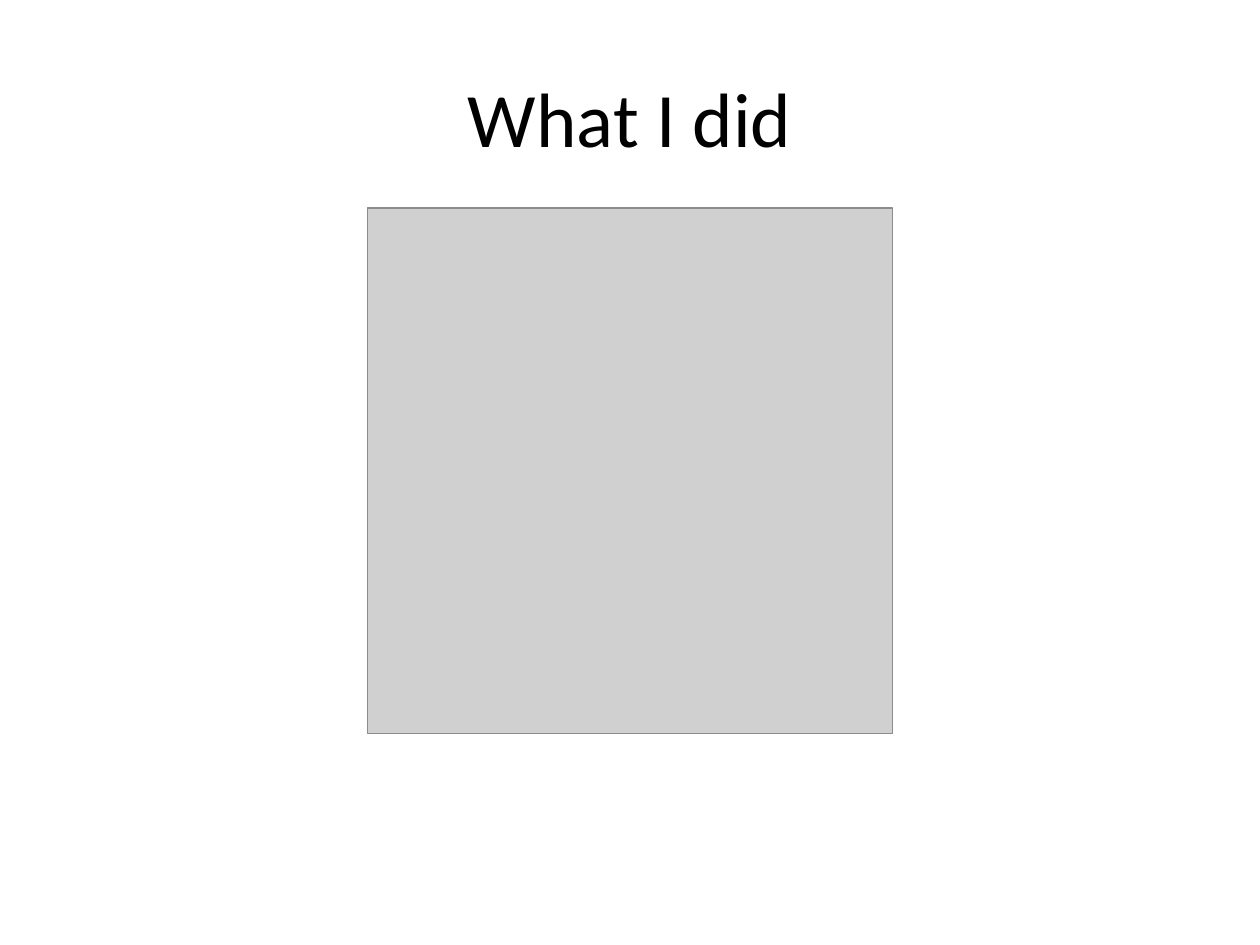
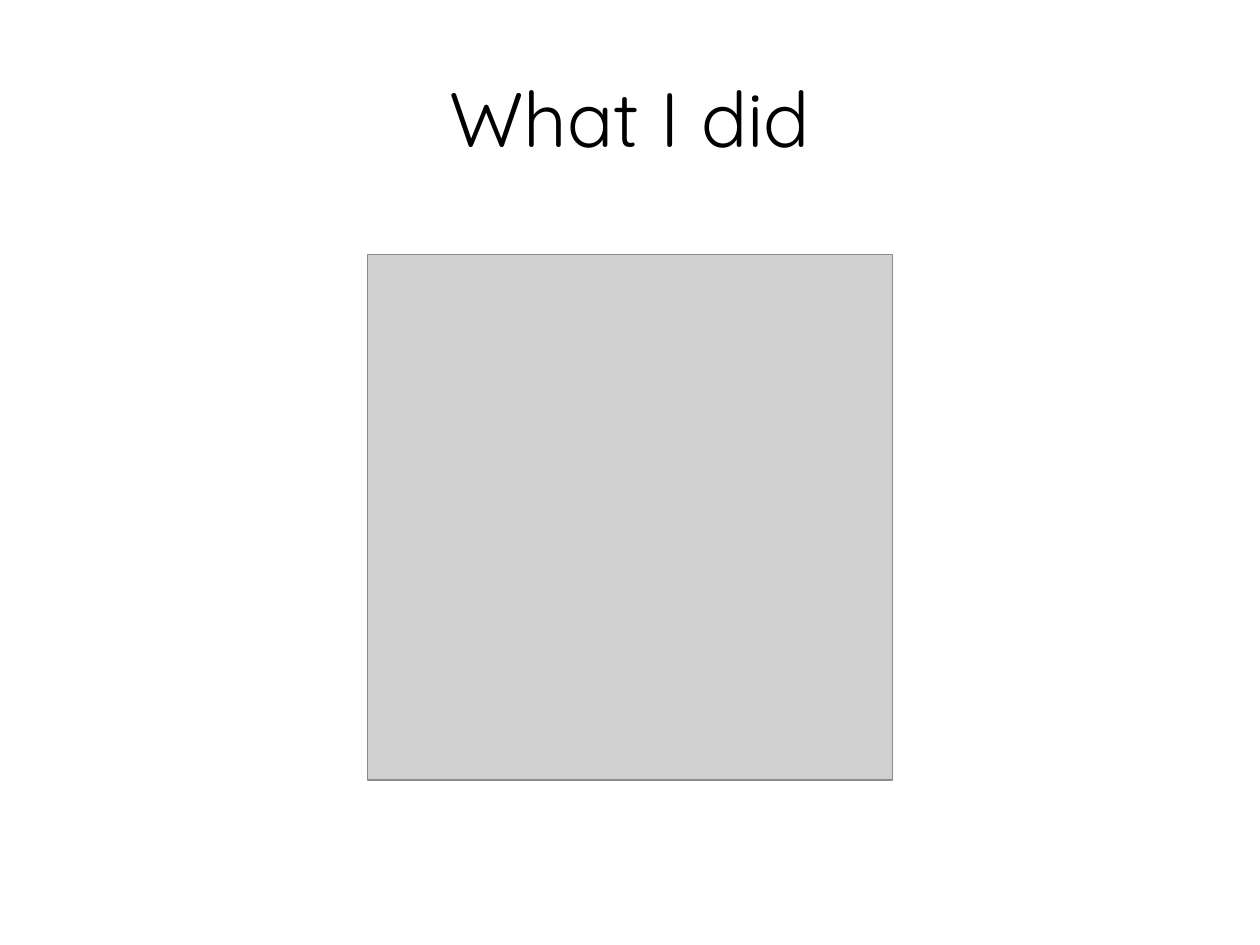
Before and after one commit to hdgarrood/yini-cttb-redmine, a slide deck: slide 2 of Migrating to Redmine.ppt. Drawn at 1260x945 pixels with LibreOffice and Linux fonts; fonts in the diff are those of the drawing; grey boxes stand for pictures; background and template pictures are left out. Boxes give left, top, right and bottom in pixels: in the first picture for what was removed or moved away, otherwise in the second. Text is boxed around its words. In the diff, an @@ line names an element or a change of style, - is before the commit and + after.

Commit message:
apply a style
now it looks better

```diff
--- a/Migrating to Redmine.ppt
+++ b/Migrating to Redmine.ppt
@@ title "What I did" at bbox=[449, 90, 810, 148]: font Calibri to Quicksand @@
@@ picture: place and size @@
-picture at bbox=[367, 208, 892, 733]
+picture at bbox=[367, 255, 892, 780]
```
Also in this commit, not shown: 6 other slides changed.
